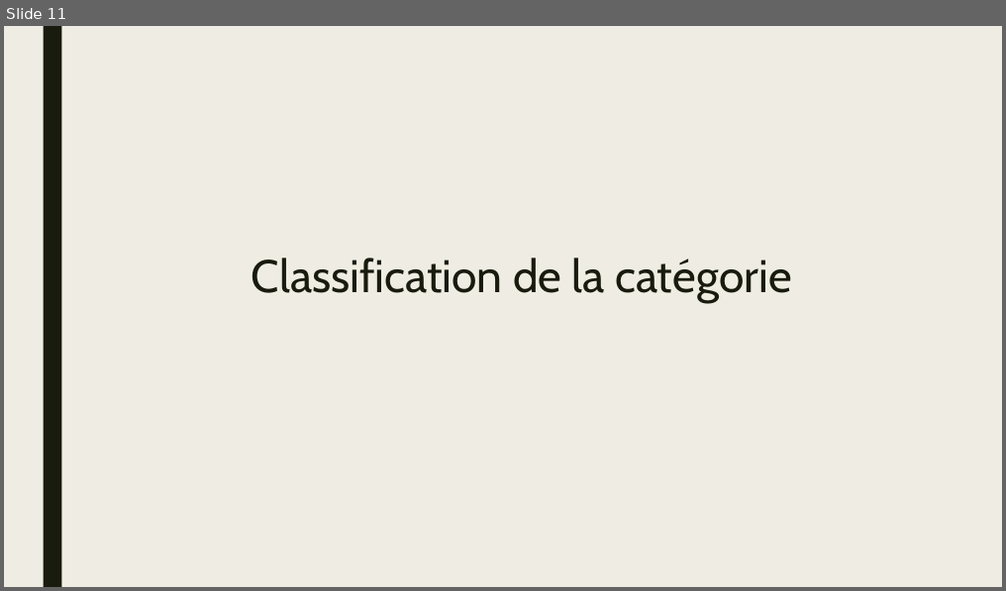
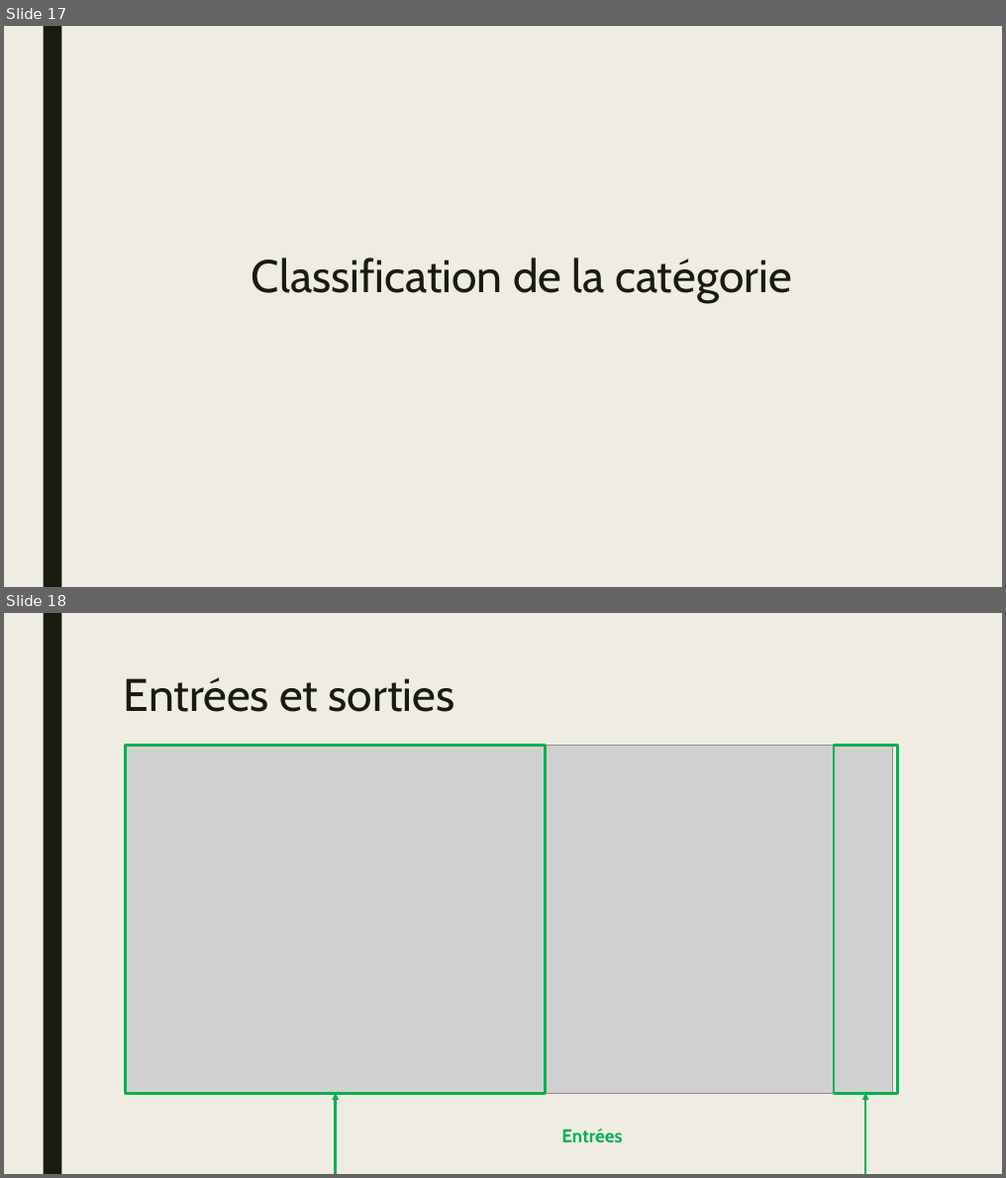
Before and after one commit to HamaniKhalil/black-friday-predict, a slide deck: presentation/fdd-hk-presentation-bf.pptx. Shown one above the other, each under a label of ours: slide 11 before the commit, slides 17 and 18 after it. The pictures are 1006x591 and 1006x1178 pixels, drawn with LibreOffice and Linux fonts; fonts in the diff are those of the drawing; grey boxes stand for pictures. Boxes give left, top, right and bottom in pixels: in the first picture for what was removed or moved away, otherwise in the second. Text is boxed around its words. In the diff, an @@ line names an element or a change of style, - is before the commit and + after.

```diff
--- a/presentation/fdd-hk-presentation-bf.pptx
+++ b/presentation/fdd-hk-presentation-bf.pptx
@@ slide 18 added at bbox=[4, 613, 1002, 1174], background #EFEDE3; not listed: 1 template element that a slide beside it also shows @@
@@ title added at bbox=[124, 677, 454, 712], 44 pt, text #191B0E @@
+Entrées et sorties
@@ picture added at bbox=[126, 746, 893, 1093] @@
@@ rectangle added at bbox=[126, 746, 546, 1093], outline #00B050 2.75 pt @@
@@ rectangle added at bbox=[835, 746, 898, 1093], outline #00B050 2.75 pt @@
@@ elbow double arrow added from (336, 1093) to (865, 1093), #00B050 2.25 pt @@
@@ text added at bbox=[561, 1129, 622, 1144], 18 pt, text #00B050, bold @@
+Entrées
@@ what was slide 11 is now slide 17 @@
```
Also in this commit, not shown: 8 slides changed, 20 other slides added, 2 slides removed, 13 other files.
